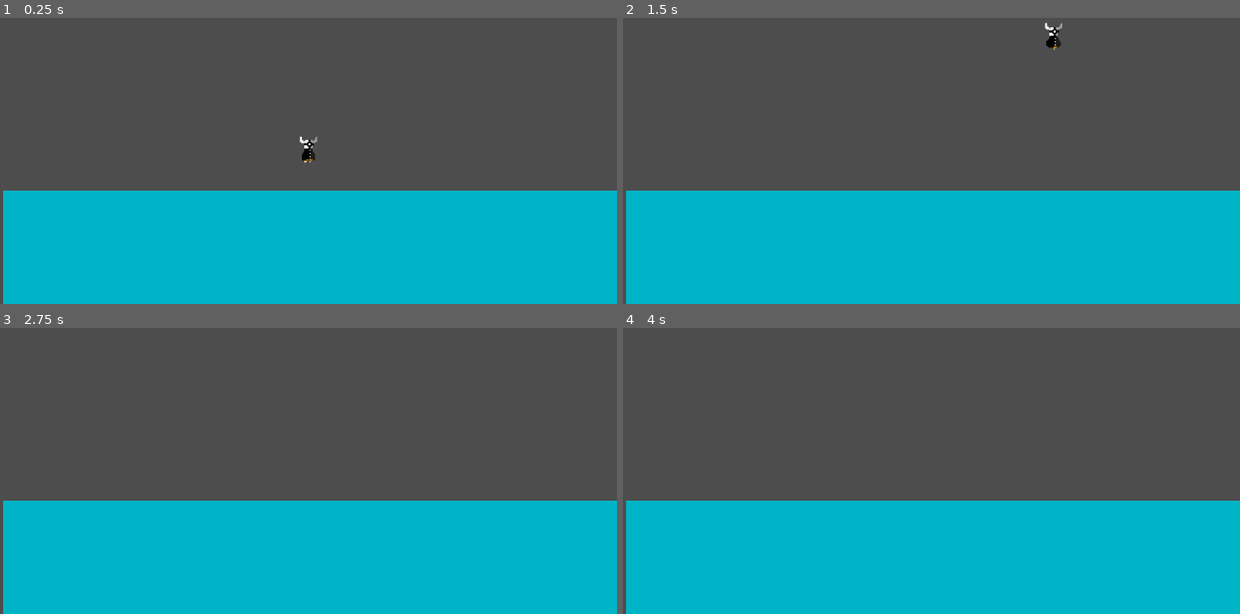
Above: before the commit, frames 1-4 (two rows, left to right).
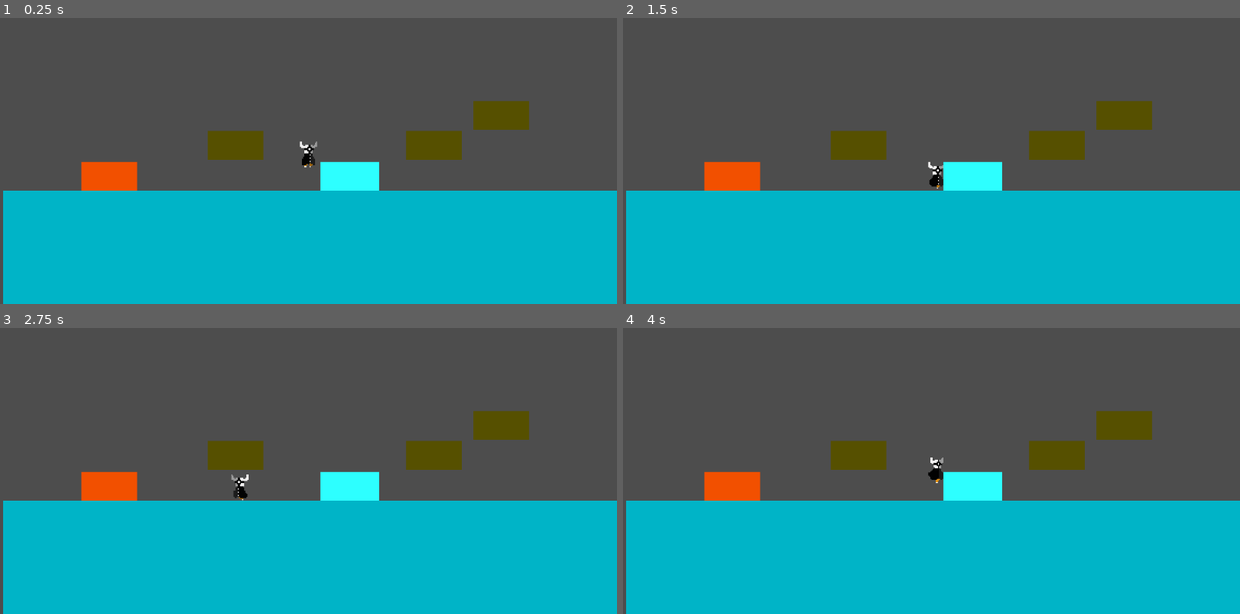
Above: after the commit, the same moments.

Repository: luciamalena/ejercicio_movimiento_personaje
Game: Godot game, scene res://niveles/escenas/nivel_1.tscn
Same seed, same stepped clock (60 frames per second), same inputs: the game is played once before the commit and once after it.
Inputs:
- Up to frame 1 (0.25 s): no input
- Up to frame 2 (1.5 s): hold D (movimiento_derecha) from 0.53 s (still down); tap Space (salto) at 0.6, 0.77, 1.07, 1.35 s
- Up to frame 3 (2.75 s): tap Space (salto) at 1.52, 1.82, 2.1 s; release D (movimiento_derecha) at 2.03 s; hold A (movimiento_izquierda) from 2.03 s (still down)
- Up to frame 4 (4 s): release A (movimiento_izquierda) at 2.78 s; hold D (movimiento_derecha) from 2.78 s (still down); tap Space (salto) at 2.85, 3.02, 3.32, 3.6, 3.77 s

The runs differ from the first frame. In frame 1, 4.8% of the frame differs, in the area x 13-86%, y 29-61%; in frame 2, 4.9%, in the area x 13-86%, y 1-61%; in frame 3, 4.8%; in frame 4, 4.8%.

Commit message:
Final de la logica de salto y suma de plataformas

Diff:
--- a/jugador/escenas/jugador.tscn
+++ b/jugador/escenas/jugador.tscn
@@ -101,8 +101,6 @@
 
 [node name="Jugador" type="CharacterBody2D" unique_id=751807222]
 script = ExtResource("1_dgngu")
-velocidad_salto = 200.0
-aceleracion = 350.0
 
 [node name="CollisionShape2D" type="CollisionShape2D" parent="." unique_id=1045283784]
 position = Vector2(0, 1.5)
--- a/jugador/scripts/jugador.gd
+++ b/jugador/scripts/jugador.gd
@@ -12,7 +12,11 @@
 @export var cantidad_salto= 2
 
 func _physics_process(delta: float) -> void:
-	velocity.y += gravedad * delta
+	if velocity.y > 0:
+		velocity.y += gravedad * 1.3 * delta
+	else:
+		velocity.y += gravedad * delta
+
 	movimiento_horizontal()
 	logica_salto()
 	set_animations()
@@ -41,18 +45,12 @@
 
 func logica_salto():
 	if is_on_floor():
-		cantidad_salto= 2
-	if Input.is_action_just_pressed("salto"):
+		cantidad_salto = 1
+
+	if Input.is_action_just_pressed("salto") and cantidad_salto > 0:
+		velocity.y = -velocidad_salto
 		cantidad_salto -= 1
-		velocity.y -= lerp(velocidad_salto, aceleracion, 0.1)
 
-	if not is_on_floor():
-		if cantidad_salto > 0:
-			if Input.is_action_just_pressed("salto"):
-				velocity.y -= lerp(velocidad_salto, aceleracion, 1)
 
-			if Input.is_action_just_released("salto"):
-				velocity.y = lerp(velocity.y, gravedad, 0.2)
-				velocity.y *= 0.3
-	else:
-		return
+	if Input.is_action_just_released("salto") and velocity.y < 0:
+		velocity.y *= 0.4
--- a/niveles/escenas/nivel_1.tscn
+++ b/niveles/escenas/nivel_1.tscn
@@ -4,6 +4,12 @@
 
 [sub_resource type="RectangleShape2D" id="RectangleShape2D_bvef3"]
 size = Vector2(574, 105)
+
+[sub_resource type="RectangleShape2D" id="RectangleShape2D_jtu2h"]
+size = Vector2(55, 28)
+
+[sub_resource type="RectangleShape2D" id="RectangleShape2D_11h1l"]
+size = Vector2(52, 27)
 
 [node name="Nivel1" type="Node2D" unique_id=1290139011]
 
@@ -24,3 +30,73 @@
 [node name="CollisionShape2D" type="CollisionShape2D" parent="Plataforma" unique_id=710013744]
 position = Vector2(0, 108)
 shape = SubResource("RectangleShape2D_bvef3")
+
+[node name="Plataforma2" type="StaticBody2D" parent="." unique_id=1717278180]
+position = Vector2(22, 47)
+
+[node name="ColorRect" type="ColorRect" parent="Plataforma2" unique_id=1766083319]
+offset_left = -11.0
+offset_top = -18.0
+offset_right = 44.0
+offset_bottom = 9.0
+color = Color(0.1764706, 1, 1, 1)
+
+[node name="CollisionShape2D" type="CollisionShape2D" parent="Plataforma2" unique_id=1559962083]
+position = Vector2(16.5, -4)
+shape = SubResource("RectangleShape2D_jtu2h")
+
+[node name="Plataforma3" type="StaticBody2D" parent="." unique_id=1820884639]
+position = Vector2(-193, 51)
+
+[node name="ColorRect" type="ColorRect" parent="Plataforma3" unique_id=849348434]
+offset_left = -19.0
+offset_top = -22.0
+offset_right = 33.0
+offset_bottom = 5.0
+color = Color(0.9483929, 0.31406203, 0, 1)
+
+[node name="CollisionShape2D" type="CollisionShape2D" parent="Plataforma3" unique_id=997063221]
+position = Vector2(7, -8.5)
+shape = SubResource("RectangleShape2D_11h1l")
+
+[node name="Plataforma4" type="StaticBody2D" parent="." unique_id=590112693]
+position = Vector2(-75, 22)
+
+[node name="ColorRect" type="ColorRect" parent="Plataforma4" unique_id=1045467942]
+offset_left = -19.0
+offset_top = -22.0
+offset_right = 33.0
+offset_bottom = 5.0
+color = Color(0.3372549, 0.3137255, 0, 1)
+
+[node name="CollisionShape2D" type="CollisionShape2D" parent="Plataforma4" unique_id=738954702]
+position = Vector2(7, -8.5)
+shape = SubResource("RectangleShape2D_11h1l")
+
+[node name="Plataforma5" type="StaticBody2D" parent="." unique_id=905508186]
+position = Vector2(110, 22)
+
+[node name="ColorRect" type="ColorRect" parent="Plataforma5" unique_id=882579415]
+offset_left = -19.0
+offset_top = -22.0
+offset_right = 33.0
+offset_bottom = 5.0
+color = Color(0.3372549, 0.3137255, 0, 1)
+
+[node name="CollisionShape2D" type="CollisionShape2D" parent="Plataforma5" unique_id=1784511045]
+position = Vector2(7, -8.5)
+shape = SubResource("RectangleShape2D_11h1l")
+
+[node name="Plataforma6" type="StaticBody2D" parent="." unique_id=2123819690]
+position = Vector2(173, -6)
+
+[node name="ColorRect" type="ColorRect" parent="Plataforma6" unique_id=1385634994]
+offset_left = -19.0
+offset_top = -22.0
+offset_right = 33.0
+offset_bottom = 5.0
+color = Color(0.3372549, 0.3137255, 0, 1)
+
+[node name="CollisionShape2D" type="CollisionShape2D" parent="Plataforma6" unique_id=2048590348]
+position = Vector2(7, -8.5)
+shape = SubResource("RectangleShape2D_11h1l")
